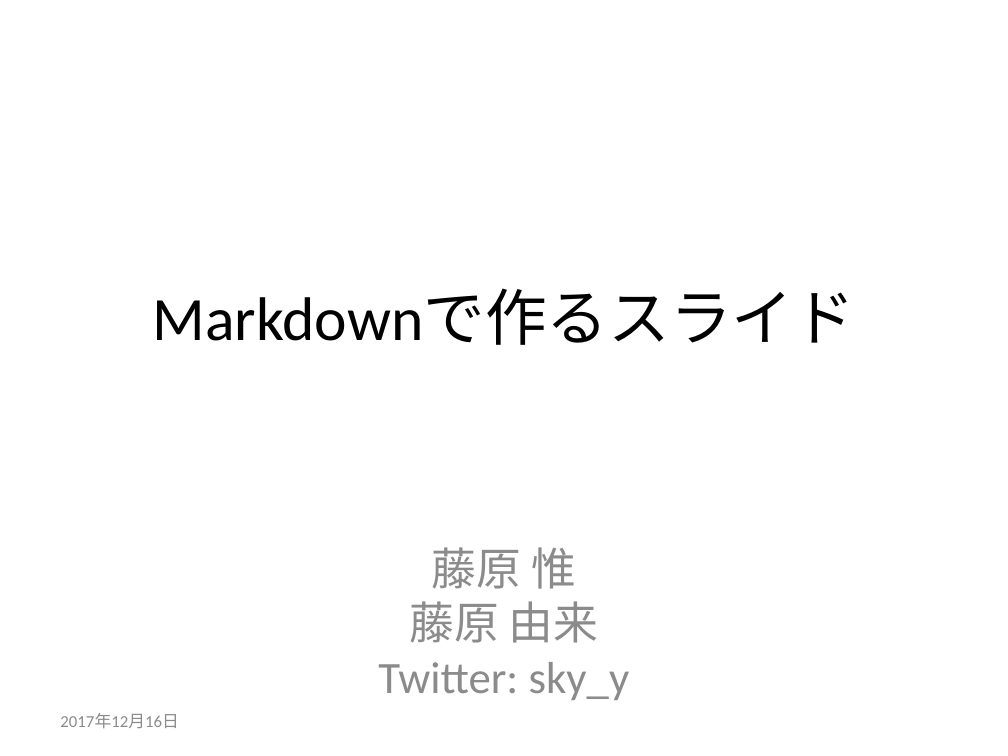
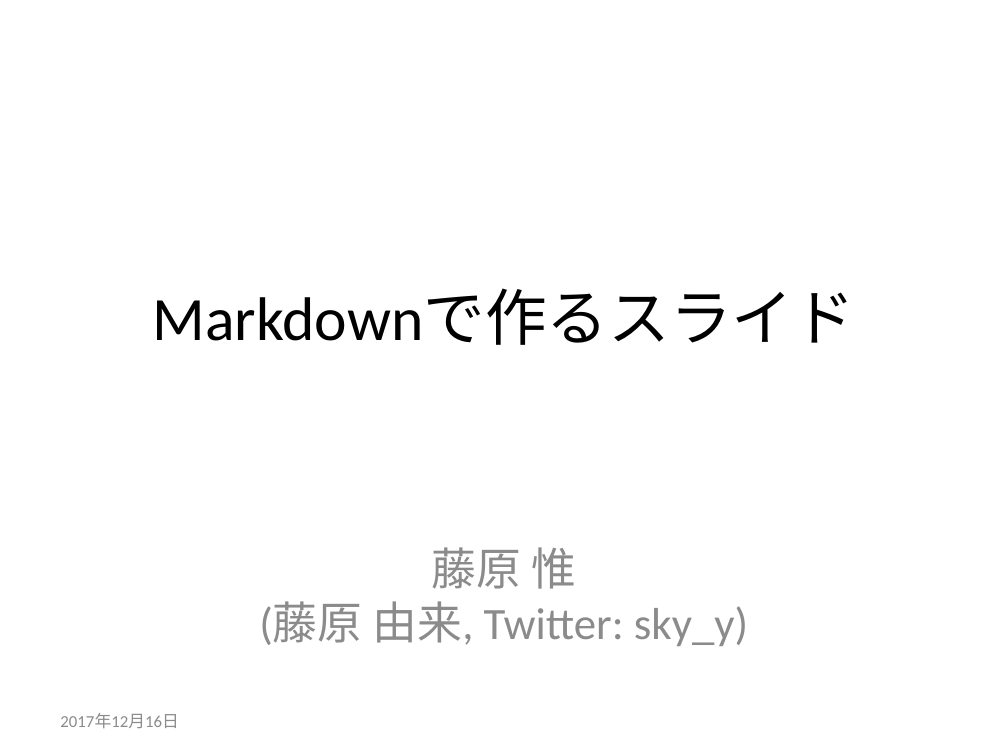
Before and after one commit to sky-y/histudy-201712, a slide deck: slide 1 of pandoc.pptx. Drawn at 1008x756 pixels with LibreOffice and Linux fonts; fonts in the diff are those of the drawing. Boxes give left, top, right and bottom in pixels: in the first picture for what was removed or moved away, otherwise in the second. Text is boxed around its words. In the diff, an @@ line names an element or a change of style, - is before the commit and + after.

```diff
--- a/pandoc.pptx
+++ b/pandoc.pptx
@@ subtitle at (259, 547, 748, 646): text changed @@
-藤原 惟
-藤原 由来
-Twitter: sky_y
+藤原 惟
+(藤原 由来, Twitter: sky_y)
```
Also in this commit, not shown: 1 other slide changed, 2 other files.
